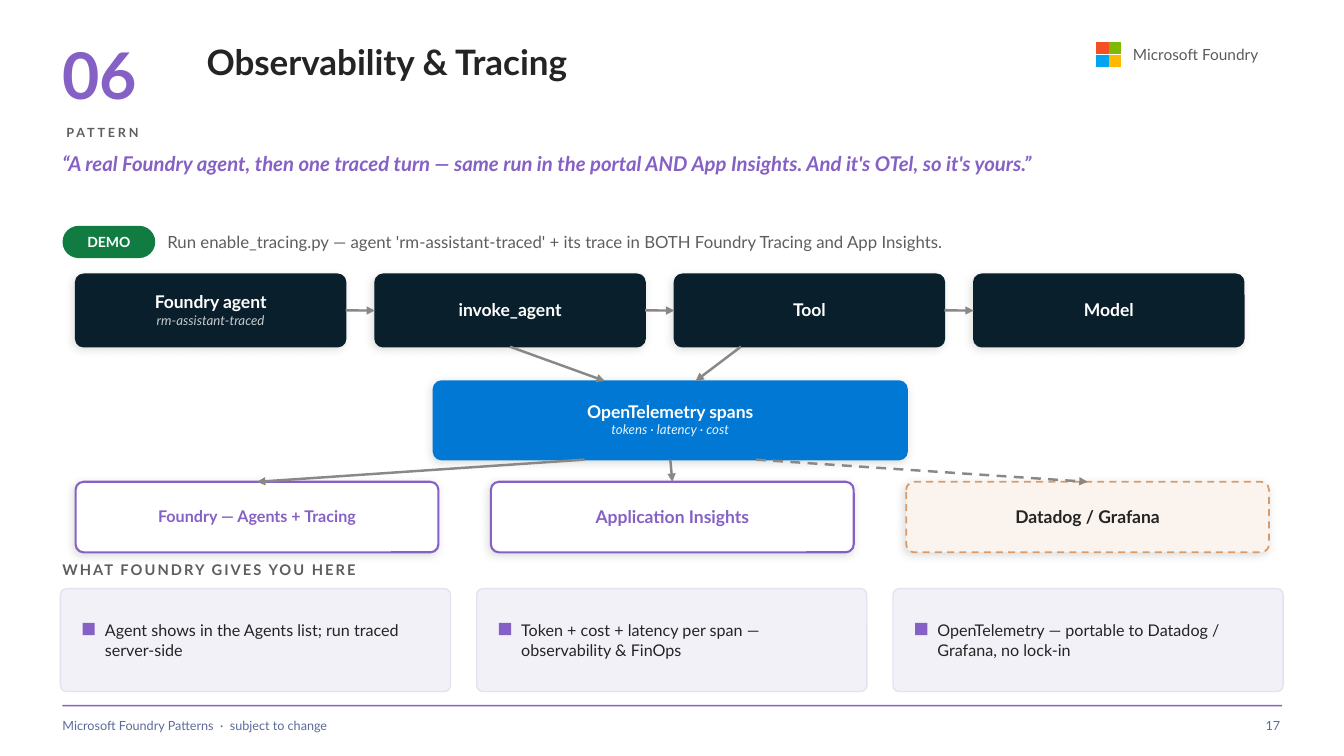
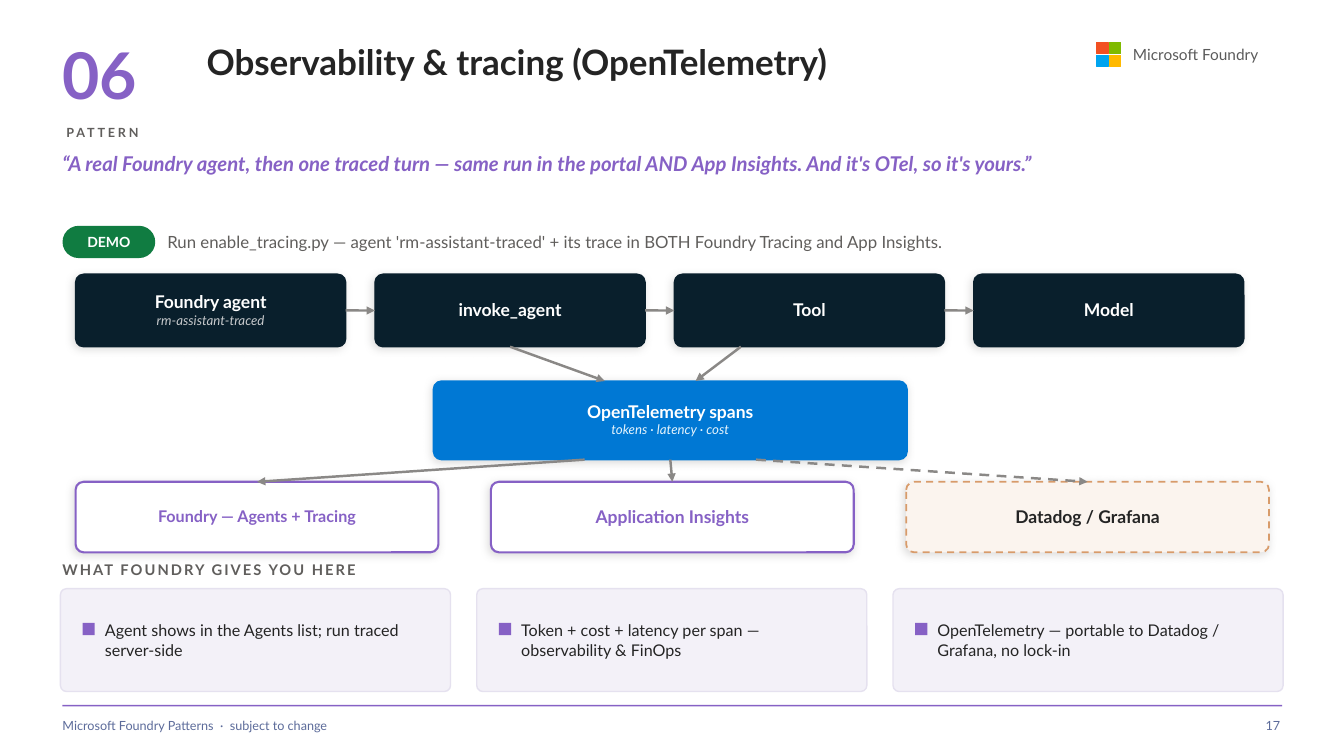
Before and after one commit to SridharArrabelly/foundry-pattern-library, a slide deck: slide 17 of foundry-patterns.pptx. Drawn at 1344x756 pixels with LibreOffice and Linux fonts; fonts in the diff are those of the drawing. Boxes give left, top, right and bottom in pixels: in the first picture for what was removed or moved away, otherwise in the second. Text is boxed around its words. In the diff, an @@ line names an element or a change of style, - is before the commit and + after.

```diff
--- a/foundry-patterns.pptx
+++ b/foundry-patterns.pptx
@@ text at (x1=207, y1=47, x2=827, y2=82): text changed @@
-Observability & Tracing
+Observability & tracing (OpenTelemetry)
```
Also in this commit, not shown: 12 other slides changed, 1 slide removed, 18 other files.
